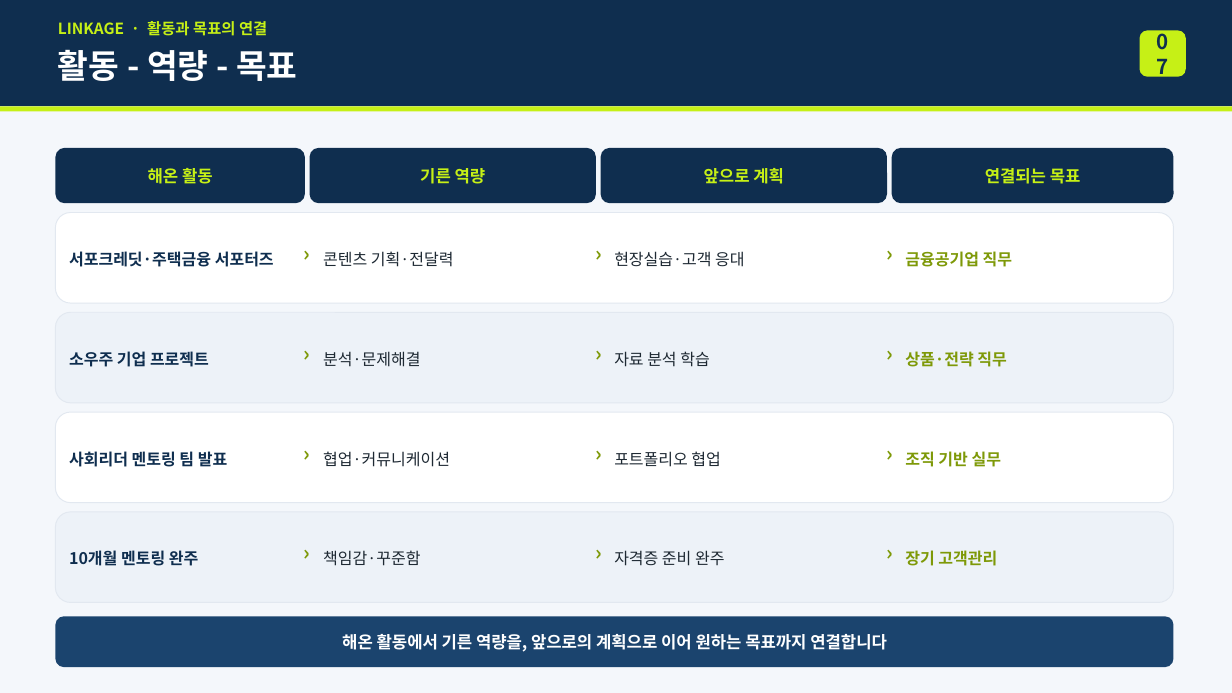
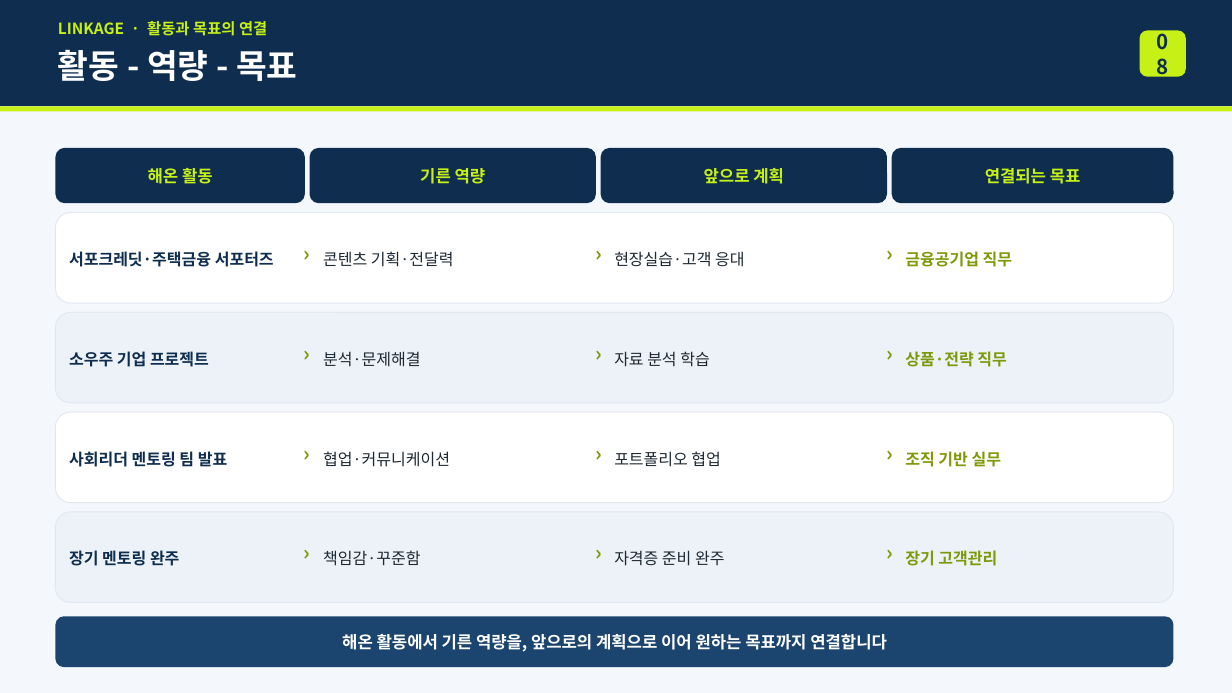
Before and after one commit to jjhh3170-stack/career, a slide deck: slide 8 of 진로포트폴리오_조예진.pptx (slide 7 before the commit). Drawn at 1232x693 pixels with LibreOffice and Linux fonts; fonts in the diff are those of the drawing. Boxes give left, top, right and bottom in pixels: in the first picture for what was removed or moved away, otherwise in the second. Text is boxed around its words. In the diff, an @@ line names an element or a change of style, - is before the commit and + after.

```diff
--- a/진로포트폴리오_조예진.pptx
+++ b/진로포트폴리오_조예진.pptx
@@ text in rounded rectangle at (x1=1140, y1=30, x2=1186, y2=77): text changed @@
-07
+08
@@ text at (x1=69, y1=550, x2=179, y2=566): text changed @@
-10개월 멘토링 완주
+장기 멘토링 완주
```
Also in this commit, not shown: 2 other slides changed, 1 slide added, 1 other file.
